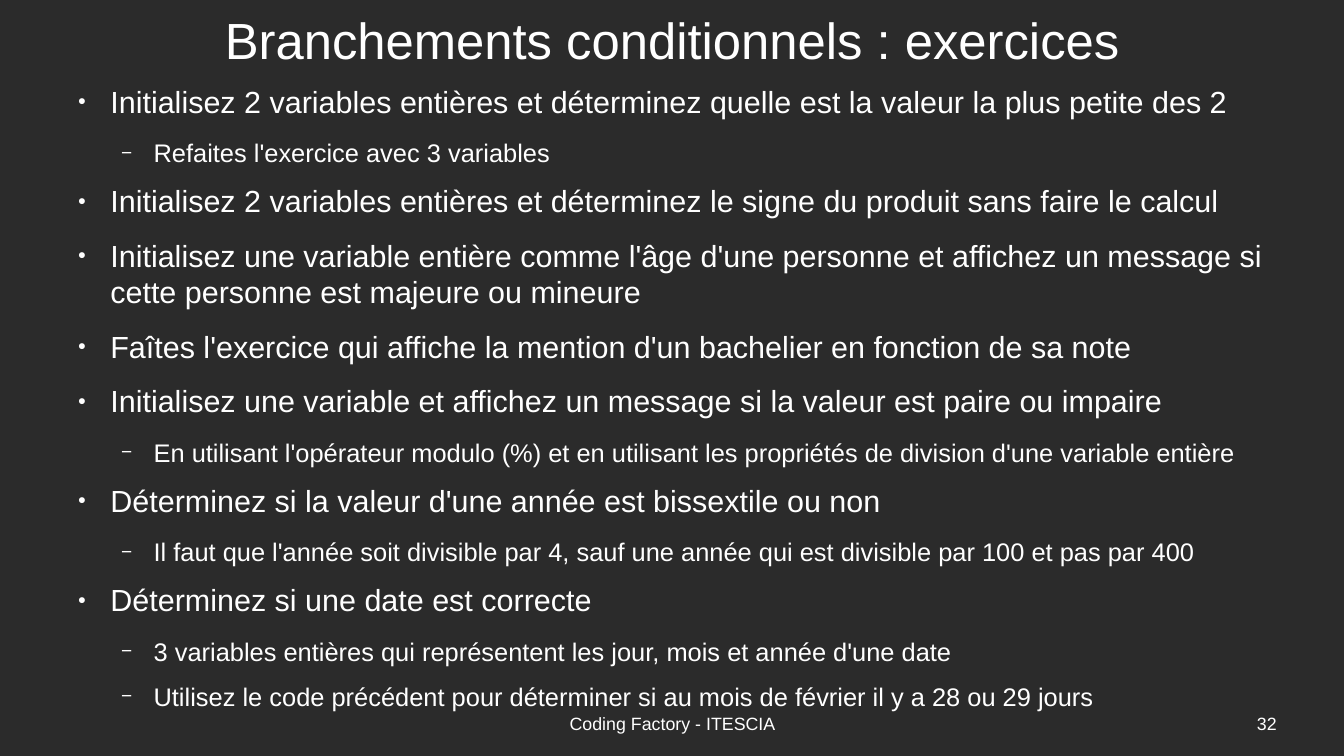
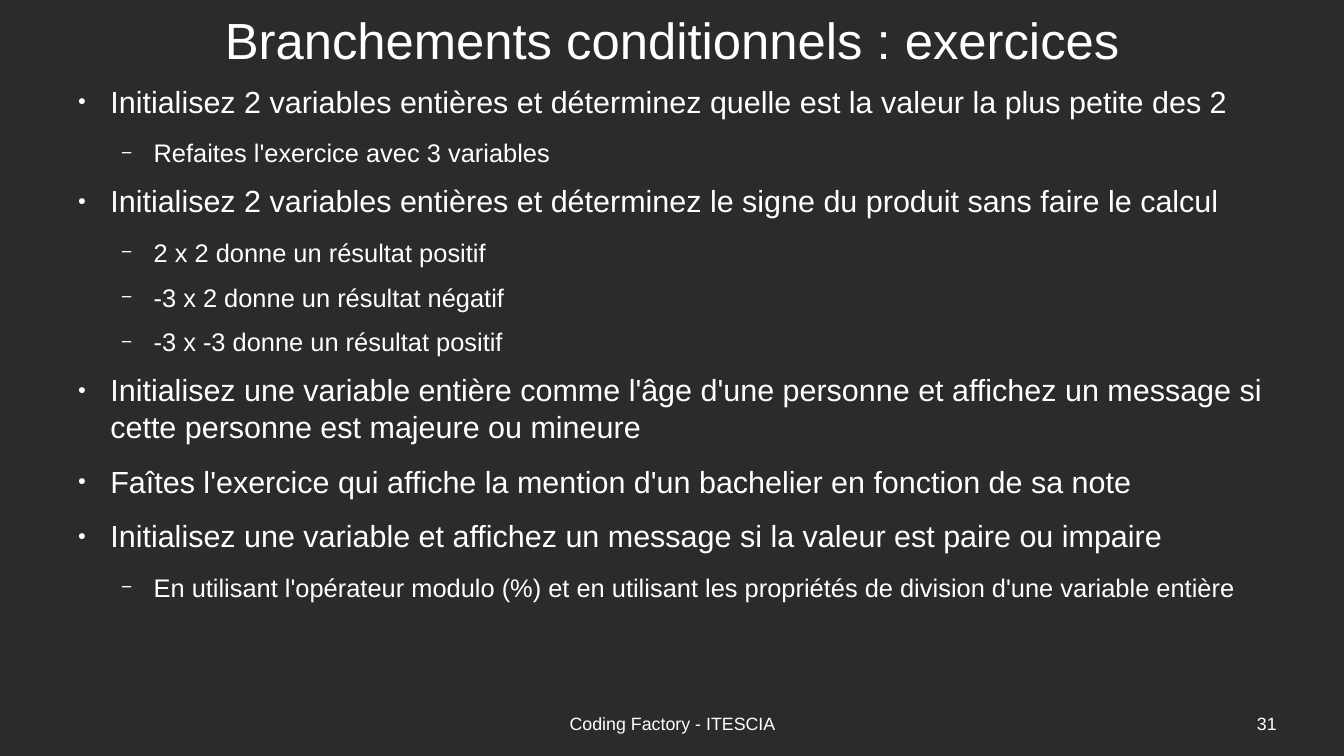
Before and after one commit to Romuald78/codingdojo_studentplugin, a slide deck: slide 31 of resources/doc/piscine_codingfactory-cours.odp (slide 32 before the commit). Drawn at 1344x756 pixels with LibreOffice and Linux fonts; fonts in the diff are those of the drawing; background and template pictures are left out; a plain dark background stands for a picture behind light text. Boxes give left, top, right and bottom in pixels: in the first picture for what was removed or moved away, otherwise in the second. Text is boxed around its words. In the diff, an @@ line names an element or a change of style, - is before the commit and + after.

Commit message:
Update cours exercices

```diff
--- a/resources/doc/piscine_codingfactory-cours.odp
+++ b/resources/doc/piscine_codingfactory-cours.odp
@@ text at [154, 243, 504, 357]: paragraphs added @@
+  − 2 x 2 donne un résultat positif
+  − -3 x 2 donne un résultat négatif
+  − -3 x -3 donne un résultat positif
@@ text at [110, 542, 1194, 711]: paragraphs removed @@
-● Déterminez si la valeur d'une année est bissextile ou non
-  − Il faut que l'année soit divisible par 4, sauf une année qui est divisible par 100 et pas par 400
-● Déterminez si une date est correcte
-  − 3 variables entières qui représentent les jour, mois et année d'une date
-  − Utilisez le code précédent pour déterminer si au mois de février il y a 28 ou 29 jours
@@ page number at [1257, 717, 1277, 730]: text changed @@
-32
+31
```
Also in this commit, not shown: 2 other slides changed, 4 slides added, 1 slide removed.
